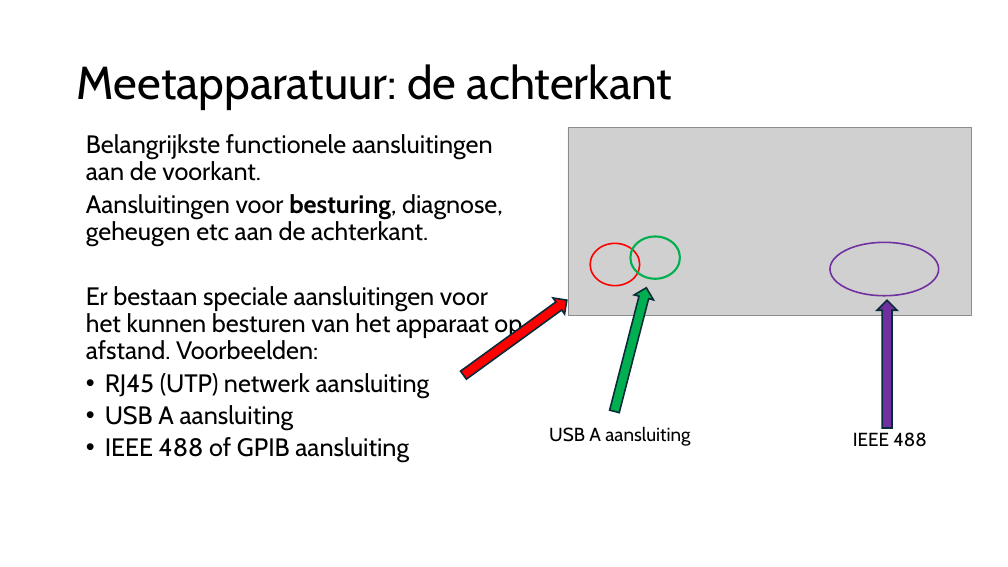
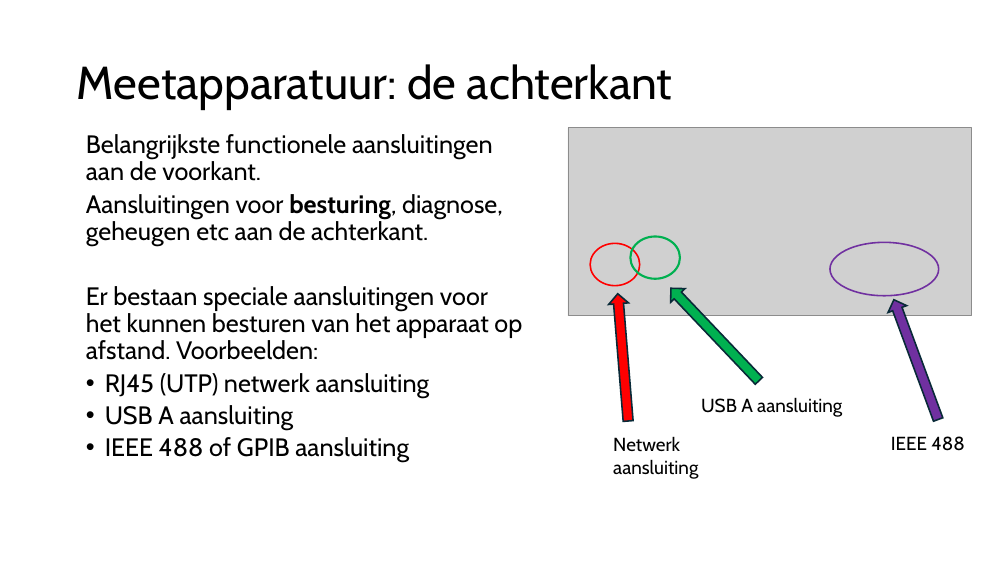
Before and after one commit to Lectoraat-DB-S/labcontrol, a slide deck: slide 5 of documentatie/need4LabControl/IntroLabControl.pptx. Drawn at 1008x567 pixels with LibreOffice and Linux fonts; fonts in the diff are those of the drawing; grey boxes stand for pictures. Boxes give left, top, right and bottom in pixels: in the first picture for what was removed or moved away, otherwise in the second. Text is boxed around its words. In the diff, an @@ line names an element or a change of style, - is before the commit and + after.

```diff
--- a/documentatie/need4LabControl/IntroLabControl.pptx
+++ b/documentatie/need4LabControl/IntroLabControl.pptx
@@ right arrow at [608,293,639,422]: rotation 324 to 265 degrees @@
@@ right arrow at [664,281,766,387]: rotation 284 to 226 degrees @@
@@ right arrow at [885,296,948,423]: rotation 270 to 249 degrees @@
@@ text "USB A aansluiting": place and size @@
-text "USB A aansluiting" at [549,426,690,446]
+text "USB A aansluiting" at [701,397,842,417]
@@ text added at [613,436,698,479], 18 pt, text #000000 @@
+  Netwerk
+  aansluiting
@@ text "IEEE 488": place and size @@
-text "IEEE 488" at [853,432,927,447]
+text "IEEE 488" at [891,436,965,451]
```
Also in this commit, not shown: 13 other files.
